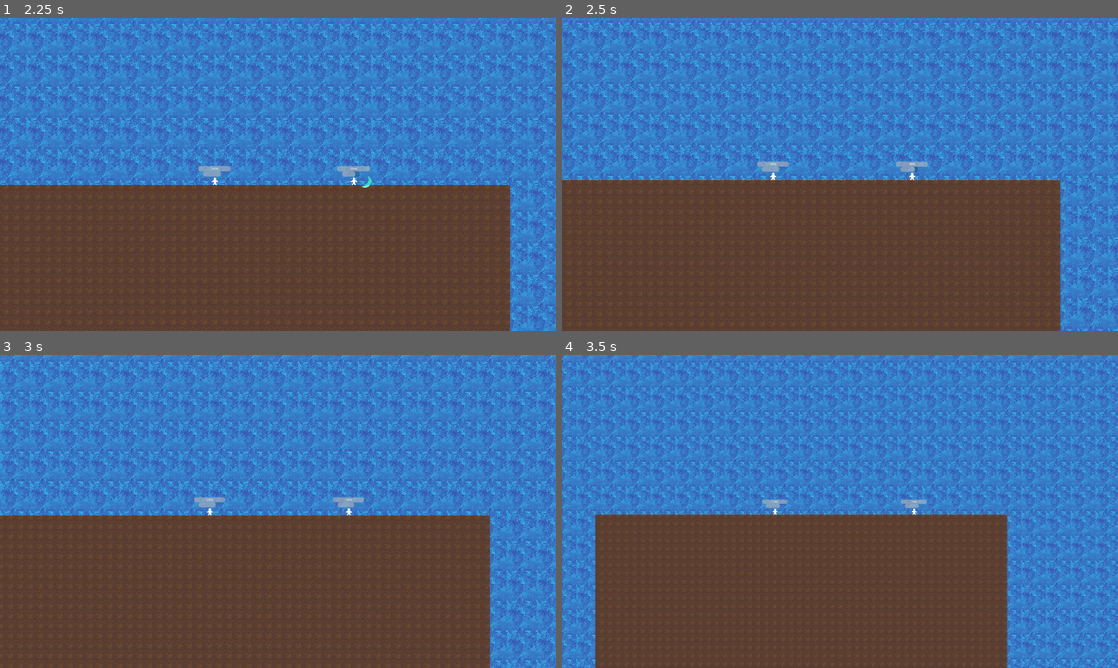
Above: before the commit, frames 1-4 (two rows, left to right).
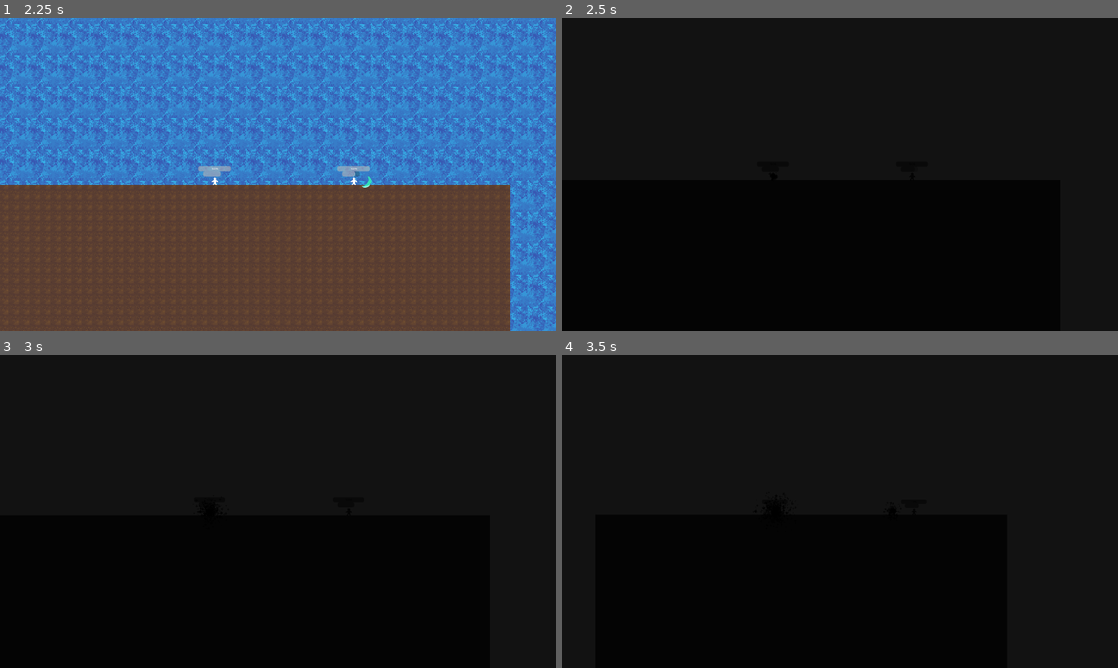
Above: after the commit, the same moments.

Repository: ivo-a2033/Sorcery
Game: Godot game, scene res://menu.tscn
Two runs of this game, one before a commit and one after it. Both use one fixed random seed, a clock stepped at 60 frames per second and the inputs below.
Inputs (mouse positions are in pixels of both pictures, inside the frame that each line leads up to):
- Up to frame 1 (2.25 s): click "Start" at 0.5 s; move the mouse to (400, 158) at 1.27 s; hold Right (right) 1.28-2.03 s; tap A (a) at 1.35 s; tap D (d) at 1.55, 2.1 s; move the mouse to (166, 190) at 2.02 s; hold Down (down) from 2.03 s (still down)
- Up to frame 2 (2.5 s): keep holding Down (down); tap E (e) at 2.3 s
- Up to frame 3 (3 s): move the mouse to (333, 442) at 2.77 s; release Down (down) at 2.78 s; hold Right (right) from 2.78 s (still down); tap E (e) at 2.85 s
- Up to frame 4 (3.5 s): keep holding Right (right); tap L (l) at 3.05 s

Frame 1 is identical in both runs. In frame 2, 100% of the frame differs, in the area x 0-100%, y 0-100%; in frame 3, 100%; in frame 4, 100%.

Commit message:
blackhole

Diff:
--- a/Globals.gd
+++ b/Globals.gd
@@ -6,10 +6,23 @@
 var technique1
 var technique2
 
+var labels = []
+
 func _ready():
 	pass # Replace with function body.
 
 
 # Called every frame. 'delta' is the elapsed time since the previous frame.
 func _process(delta):
-	pass
+
+
+	var remove = []
+	for label in labels:
+		label.position.y -= delta * 25
+		label.scale -= label.scale * .5 * delta
+		if label.scale.x <= .1:
+			remove.append(label)
+
+	for label in remove:
+		labels.remove_at(labels.find(label))
+		label.queue_free()
--- a/Player.gd
+++ b/Player.gd
@@ -14,8 +14,11 @@
 	"up": "w",
 	"left": "a",
 	"down": "s",
-	"right": "d"
+	"right": "d",
+	"technique": "e"
 }
+
+var blackhole = load("res://blackhole.tscn")
 
 func _ready():
 	if Globals.p1 == null:
@@ -28,7 +31,8 @@
 			"up": "up",
 			"left": "left",
 			"down": "down",
-			"right": "right"
+			"right": "right",
+			"technique": "l"
 		}
 
 
@@ -36,6 +40,14 @@
 func _process(delta):
 	$UI/HP.value = hp
 	$UI/Ammo.value = ammo/3*100
+
+
+	if Input.is_action_just_pressed(mov_dict["technique"]):
+		if technique == "Black Hole":
+			var hole = blackhole.instantiate()
+			hole.position = position
+			hole.caster = self
+			get_parent().add_child(hole)
 
 	if Input.is_action_just_pressed(mov_dict["up"]):
 		apply_central_force(Vector2(0,-1) * jump_force)
@@ -56,3 +68,12 @@
 		slash.set_velocity()
 		slash.exceptions.append(self)
 		get_parent().add_child(slash)
+
+
+func take_dmg(dmg):
+	hp -= dmg
+	var label = Label.new()
+	label.text = "-" + str(dmg)
+	label.position = position + Vector2(Globals.rng.randf_range(0,64), 0).rotated(Globals.rng.randf_range(0, PI * 2))
+	get_parent().add_child(label)
+	Globals.labels.append(label)
--- a/Slash.gd
+++ b/Slash.gd
@@ -23,5 +23,5 @@
 
 func hit_hp(body):
 	if body.get("hp") != null and not(body in exceptions):
-		body.hp -= damage
+		body.take_dmg(damage)
 		queue_free()
--- /dev/null
+++ b/blackhole.gd
@@ -0,0 +1,47 @@
+extends Node2D
+
+
+var time = 8
+var hitlist = []
+var caster
+var casting_time = 2
+var cast_effect = load("res://spell_cast.tscn")
+var myeffect
+
+func _ready():
+	$Area2D.connect("body_entered", listplus)
+	$Area2D.connect("body_exited", listminus)
+	var effect = cast_effect.instantiate()
+	effect.position = position
+	effect.emitting = true
+	myeffect = effect
+	get_parent().add_child(effect)
+
+
+
+# Called every frame. 'delta' is the elapsed time since the previous frame.
+func _process(delta):
+	$PointLight2D.visible = not (casting_time > 0)
+	if casting_time > 0:
+		casting_time -= delta
+	else:
+		if weakref(myeffect).get_ref() != null:
+			myeffect.queue_free()
+
+		time -= delta
+		$PointLight2D.texture_scale += (100 - $PointLight2D.texture_scale) * delta / 15
+		$Area2D/CollisionShape2D.shape.radius += (500 - $Area2D/CollisionShape2D.shape.radius) * delta / 15
+		$PointLight2D.rotate(delta * .15)
+		for body in hitlist:
+			body.take_dmg(1)
+
+		if time <= 0:
+			queue_free()
+
+func listplus(body):
+	if body.get("hp") != null and body != caster:
+		hitlist.append(body)
+
+func listminus(body):
+	if body in hitlist:
+		hitlist.remove_at(hitlist.find(body))
--- /dev/null
+++ b/blackhole.tscn
@@ -0,0 +1,22 @@
+[gd_scene load_steps=4 format=3 uid="uid://df3on85fdslvp"]
+
+[ext_resource type="Script" path="res://blackhole.gd" id="1_hh77x"]
+[ext_resource type="Texture2D" uid="uid://nenuc6surjfg" path="res://flare_01.png" id="1_v32ma"]
+
+[sub_resource type="CircleShape2D" id="CircleShape2D_dahgj"]
+resource_local_to_scene = true
+radius = 100.0
+
+[node name="BlackHole" type="Node2D"]
+script = ExtResource("1_hh77x")
+
+[node name="PointLight2D" type="PointLight2D" parent="."]
+texture = ExtResource("1_v32ma")
+
+[node name="Area2D" type="Area2D" parent="."]
+
+[node name="CollisionShape2D" type="CollisionShape2D" parent="Area2D"]
+shape = SubResource("CircleShape2D_dahgj")
+
+[node name="CanvasModulate" type="CanvasModulate" parent="."]
+color = Color(0, 0, 0, 0.760784)
--- /dev/null
+++ b/spell_cast.tscn
@@ -0,0 +1,23 @@
+[gd_scene load_steps=5 format=3 uid="uid://l07chflahdhp"]
+
+[ext_resource type="Texture2D" uid="uid://bpbe8407leicg" path="res://magic particle.png" id="1_2pxoa"]
+
+[sub_resource type="Gradient" id="Gradient_wyfvv"]
+colors = PackedColorArray(1, 1, 1, 1, 0, 0, 0, 1)
+
+[sub_resource type="GradientTexture1D" id="GradientTexture1D_wrmub"]
+gradient = SubResource("Gradient_wyfvv")
+
+[sub_resource type="ParticleProcessMaterial" id="ParticleProcessMaterial_uit6e"]
+particle_flag_disable_z = true
+radial_velocity_max = 100.0
+gravity = Vector3(0, 0, 0)
+scale_min = 0.2
+scale_max = 2.0
+color_ramp = SubResource("GradientTexture1D_wrmub")
+hue_variation_min = -0.23
+
+[node name="SpellCast" type="GPUParticles2D"]
+amount = 800
+process_material = SubResource("ParticleProcessMaterial_uit6e")
+texture = ExtResource("1_2pxoa")
Binary file added: flare_01.png
Not shown, added: flare_01.png.import
Binary file added: magic particle.png
Not shown, added: magic particle.png.import
Binary file added: wolf_face.png
